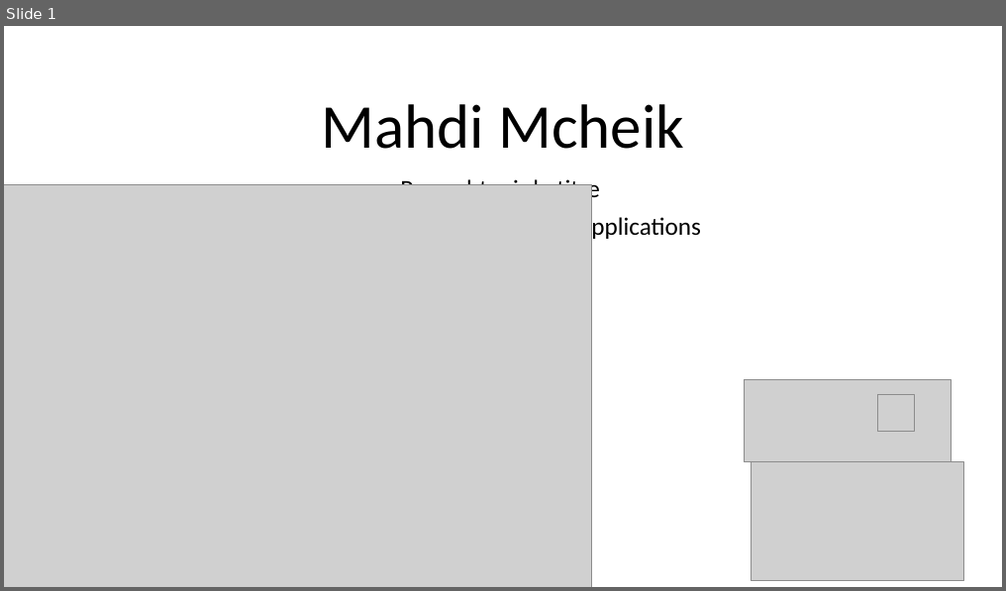
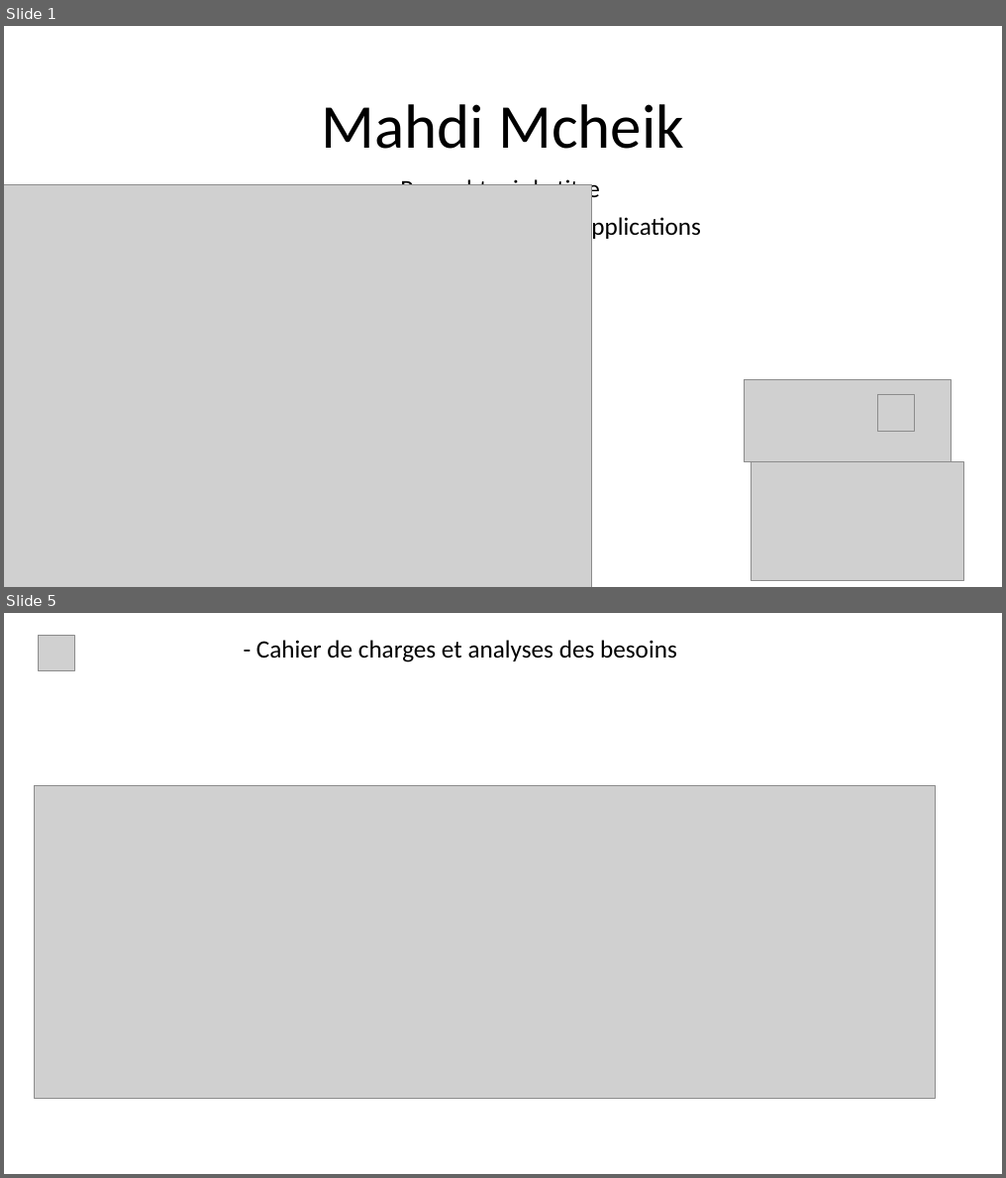
Before and after one commit to mahdimcheik/template-angular-19-dashboard, a slide deck: presentation/skill-hive.pptx. Shown one above the other, each under a label of ours: slide 1 before the commit, slides 1 and 5 after it; the slides between them are not shown. The pictures are 1006x591 and 1006x1178 pixels, drawn with LibreOffice and Linux fonts; fonts in the diff are those of the drawing; grey boxes stand for pictures; background and template pictures are left out. Boxes give left, top, right and bottom in pixels: in the first picture for what was removed or moved away, otherwise in the second. Text is boxed around its words. In the diff, an @@ line names an element or a change of style, - is before the commit and + after.

```diff
--- a/presentation/skill-hive.pptx
+++ b/presentation/skill-hive.pptx
@@ slide 5 added at (x1=4, y1=613, x2=1002, y2=1174), background picture (left out) @@
@@ picture added at (x1=38, y1=635, x2=74, y2=670) @@
@@ text added at (x1=256, y1=640, x2=677, y2=663), 24 pt, text #000000 @@
+- Cahier de charges et analyses des besoins
@@ picture added at (x1=35, y1=786, x2=936, y2=1098) @@
```
Also in this commit, not shown: 2 slides changed, 4 other slides added, 2 slides removed, 9 other files.
